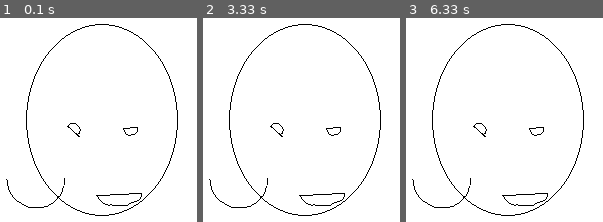
Above: before the commit, frames 1-3 (left to right).
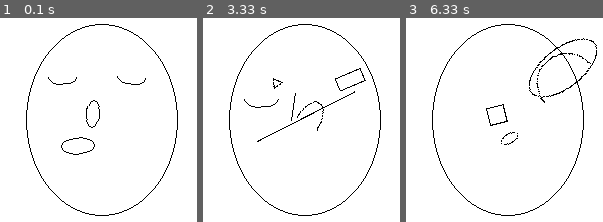
Above: after the commit, the same moments.

Repository: StellaSlater241203/GroupEProject
Game: pygame game, started from Face Dataset Generator.py
Same seed, same stepped clock (60 frames per second), same inputs: the game is played once before the commit and once after it.
Inputs:
- Up to frame 1 (0.1 s): no input
- Up to frame 2 (3.33 s): no input
- Up to frame 3 (6.33 s): no input

The runs differ from the first frame. In frame 1, 1.1% of the frame differs, in the area x 3-75%, y 28-94%; in frame 2, 1.4%; in frame 3, 1.6%, in the area x 3-97%, y 9-94%.

Commit message:
AHHHHHHHHHH
:)

Diff:
--- a/Face Dataset Generator.py
+++ b/Face Dataset Generator.py
@@ -1,5 +1,6 @@
 import tkinter
 import pygame
+from pygame import gfxdraw
 import math
 import random
 from random import shuffle
@@ -9,7 +10,7 @@
 
 '''BOUNDARY BOX NEEDS ITS SURFACE TO BE THE SAME SIZE AS IT OTHERWISE COLLISION DOESNT WORK'''
 
-pygame.init() #initialise pygame windowk
+pygame.init() #initialise pygame window
 
 CANVAS_W, CANVAS_H = 256, 256
 FACE_LEFT, FACE_TOP, FACE_RIGHT, FACE_BOTTOM = 52, 32, 204, 224
@@ -637,33 +638,28 @@
                     copiesFromID = eyeCopiesFrom[feature[0]] #get index of eye it mirrors
                     if eyeCentreCoords[copiesFromID] != None:
                         positionY = eyeCentreCoords[copiesFromID][1] + random.randint((-fluctuation), fluctuation) #get y coord of eye it mirrors
-                        eyeCentreCoords[feature[0]], leftEyeRegionSide, rightEyeRegionSide, eyeRegionBottom, eyeSuccess = decide_positions(face, featureGenOrder, eyeCentreCoords, noseCe …(208 unchanged characters)…
+                        eyeCentreCoords[feature[0]], leftEyeRegionSide, rightEyeRegionSide, eyeRegionBottom, eyeSuccess = decide_positions(face, eyeShapes[feature[0]], eyeSizes[feature[0]], featureGenOrder, eyeCentreCoords, noseCe …(208 unchanged characters)…
                     else: #the eye this one copies from didnt end up generating, so its coords are still None, and therefore cannot be copied from
                         eyeChecks[feature[0]][4] = False
-                        eyeCentreCoords[feature[0]], leftEyeRegionSide, rightEyeRegionSide, eyeRegionBottom, eyeSuccess = decide_positions(face, featureGenOrder, eyeCentreCoords, noseCe …(198 unchanged characters)…
+                        eyeCentreCoords[feature[0]], leftEyeRegionSide, rightEyeRegionSide, eyeRegionBottom, eyeSuccess = decide_positions(face, eyeShapes[feature[0]], eyeSizes[feature[0]], featureGenOrder, eyeCentreCoords, noseCe …(198 unchanged characters)…
                 else:
-                    eyeCentreCoords[feature[0]], leftEyeRegionSide, rightEyeRegionSide, eyeRegionBottom, eyeSuccess = decide_positions(face, featureGenOrder, eyeCentreCoords, noseCe …(198 unchanged characters)…
+                    eyeCentreCoords[feature[0]], leftEyeRegionSide, rightEyeRegionSide, eyeRegionBottom, eyeSuccess = decide_positions(face, eyeShapes[feature[0]], eyeSizes[feature[0]], featureGenOrder, eyeCentreCoords, noseCe …(198 unchanged characters)…
                 shapeInfo, rectInfo = shape_gen_info(eyeCentreCoords[feature[0]], eyeSizes[feature[0]], eyeShapes[feature[0]])
-                collision, generatedShapes = draw_shape(eyeCentreCoords[feature[0]], generatedShapes, eyeShapes[feature[0]],
-                                                        largestRadius[eyeShapes[feature[0]]], eyeSizes[feature[0]], shapeInfo, rectInfo,
-                                                        0, eyeRotations[feature[0]], [leftEyeRegionSide, rightEyeRegionSide, eyeRegionBottom], eyeSides[feature[0]])
+                collision, generatedShapes = draw_shape(eyeCentreCoords[feature[0]], generatedShapes, eyeShapes[feature[0]], largestRadius[eyeShapes[feature[0]]], eyeSizes[feature[0]], shapeInfo, rectInfo, 0, eyeRotations[feature[0]], [leftEyeRegionSide, rightEyeRegionSide, eyeRegionBottom], eyeSides[feature[0]])
                 eyesDone = True #technically runs when the first eye is done but nothing else will run from here until all the eyes are done anyway, and this variable doesnt matter while the eyes are running
                 if eyeSuccess == False:
                     eyeWasGenerated[feature[0]] = False
 
             elif feature[1] == 1:
-                noseCentreCoords[feature[0]], noseRegionLeft, noseRegionRight, noseRegionTop, noseRegionBottom, noseSuccess = decide_positions(face, featureGenOrder, eyeCentreCoords, noseCe …(181 unchanged characters)…
+                noseCentreCoords[feature[0]], noseRegionLeft, noseRegionRight, noseRegionTop, noseRegionBottom, noseSuccess = decide_positions(face, noseShapes[feature[0]], noseSizes[feature[0]], featureGenOrder, eyeCentreCoords, noseCe …(181 unchanged characters)…
                 shapeInfo, rectInfo = shape_gen_info(noseCentreCoords[feature[0]], noseSizes[feature[0]], noseShapes[feature[0]])
                 print("nose boundaries", noseRegionLeft, noseRegionRight, noseRegionTop, noseRegionBottom)
-                collision, generatedShapes = draw_shape(noseCentreCoords[feature[0]], generatedShapes, noseShapes[feature[0]],
-                                                        largestRadius[noseShapes[feature[0]]], noseSizes[feature[0]], shapeInfo, rectInfo,
-                                                        1, noseRotations[feature[0]], [noseRegionLeft, noseRegionRight, noseRegionTop,
-                                                        noseRegionBottom])
+                collision, generatedShapes = draw_shape(noseCentreCoords[feature[0]], generatedShapes, noseShapes[feature[0]], largestRadius[noseShapes[feature[0]]], noseSizes[feature[0]], shapeInfo, rectInfo, 1, noseRotations[feature[0]], [noseRegionLeft, noseRegionRight, noseRegionTop, noseRegionBottom])
                 noseDone = True
                 if noseSuccess == False:
                     noseWasGenerated[feature[0]] = False
             else:
-                mouthCentreCoords[feature[0]], mouthRegionTop, mouthSuccess = decide_positions(face, featureGenOrder, eyeCentreCoords, noseCe …(182 unchanged characters)…
+                mouthCentreCoords[feature[0]], mouthRegionTop, mouthSuccess = decide_positions(face, mouthShapes[feature[0]], mouthSizes[feature[0]], featureGenOrder, eyeCentreCoords, noseCe …(182 unchanged characters)…
                 shapeInfo, rectInfo = shape_gen_info(mouthCentreCoords[feature[0]], mouthSizes[feature[0]], mouthShapes[feature[0]])
                 collision, generatedShapes = draw_shape(mouthCentreCoords[feature[0]], generatedShapes, mouthShapes[feature[0]],
                                                         largestRadius[mouthShapes[feature[0]]], mouthSizes[feature[0]], shapeInfo, rectInfo,
@@ -699,11 +695,6 @@
         if i == False:
             face = False
 
-    if face:
-        faceString = "Face"
-    else:
-        faceString = "Not Face"
-    pygame.display.set_caption(faceString) #this is just for testing
 
     return(face)
 
@@ -964,8 +955,9 @@
         return True
     return False
 
-def decide_positions(face, featureGenOrder, eyeCentreCoords, noseCentreCoords, mouthCentreCoords, eyeShapes, side, noseShapes,
-    mouthShapes, eyeSizes, noseSizes, mouthSizes, currentFeature, check, individualGenOrder, alreadyY, eyesDone, noseDone, mouthDone, positionY=0):
+def decide_positions(face, currentShape, currentSize, featureGenOrder, eyeCentreCoords, noseCentreCoords, mouthCentreCoords, eyeShapes, side, noseShapes,
+    mouthShapes, eyeSizes, noseSizes, mouthSizes, currentFeature, check, individualGenOrder, alreadyY, eyesDone, noseDone,
+    mouthDone, positionY=0):
     largestRadius = [12,9,13,14,12,18,10,9,13,10,9,13,11,10,15,14,14,14,10,12]
 
     #initial allowed region parameters so theyre never not defined cuz that was happening more often than id like to admit
@@ -983,10 +975,10 @@
         if face == True and noseDone == True and noseCentreCoords != [] and noseCentreCoords[0] != None: #the only conditions that will change the shape of the eye allowed regions
             shapeindex = noseShapes[0] # get nose shape
             size = noseSizes[0] # and its size
-            lradius = largestRadius[shapeindex]*size # calc radius of bounding box for furthest away point from centre of the nose multiplied by size mult
-            leftestPoint = math.ceil(noseCentreCoords[0][0] - lradius) #leftmost x coord of nose
-            rightestPoint = math.ceil(noseCentreCoords[0][0] + lradius) #rightmost x coord of nose
-            highestPoint = math.ceil(noseCentreCoords[0][1] - lradius) #topmost point of nose (y=0 at top left not bottom left)
+            noselradius = largestRadius[shapeindex]*size # calc radius of bounding box for furthest away point from centre of the nose multiplied by size mult
+            leftestPoint = math.ceil(noseCentreCoords[0][0] - noselradius) #leftmost x coord of nose
+            rightestPoint = math.ceil(noseCentreCoords[0][0] + noselradius) #rightmost x coord of nose
+            highestPoint = math.ceil(noseCentreCoords[0][1] - noselradius) #topmost point of nose (y=0 at top left not bottom left)
 
             if leftestPoint < leftEyeSide: #if the nose encroaches sideways into the left eye allowed region
                 leftEyeSide = leftestPoint
@@ -996,23 +988,39 @@
 
             if eyeBottom > highestPoint: #if the nose encroaches upwards into the eye allowed regions
                 eyeBottom = highestPoint
+
+        leftEyeSide -= math.ceil(largestRadius[currentShape]*currentSize)
+        rightEyeSide += math.ceil(largestRadius[currentShape]*currentSize)
+        eyeBottom -= math.ceil(largestRadius[currentShape]*currentSize)
 
         if check == True: #if eye is in an allowed position
             if alreadyY == True:
                 y = positionY #if y pos was copied from the function before this
             else:
-                y = random.randint(74,eyeBottom) #y coord the same for both allowed regions, set it first
+                if eyeBottom <= 74:
+                    y = 74
+                else:
+                    y = random.randint(74,eyeBottom) #y coord the same for both allowed regions, set it first
 
             if side == "left": #if eye in left allowed position
-                x = random.randint(68,leftEyeSide)
+                if leftEyeSide <= 68:
+                    x = 68
+                else:
+                    x = random.randint(68,leftEyeSide)
                 loopCount = 0
                 regionCheck = check_inside_left_eye_region(x,y,leftEyeSide,eyeBottom)
                 while regionCheck == False and loopCount < 100:
-                    x = random.randint(68,leftEyeSide)
+                    if leftEyeSide <= 68:
+                        x = 68
+                    else:
+                        x = random.randint(68,leftEyeSide)
                     if alreadyY == True:
                         y = positionY
                     else:
-                        y = random.randint(74,eyeBottom)
+                        if eyeBottom <= 74:
+                            y = 74
+                        else:
+                            y = random.randint(74,eyeBottom)
                     loopCount +=1
                     print("stuck in loop for ", loopCount, " iterations")
                     regionCheck = check_inside_left_eye_region(x,y,leftEyeSide,eyeBottom)
@@ -1020,15 +1028,24 @@
                     successful = False
 
             elif side == "right": #if eye in right allowed position
-                x = random.randint(rightEyeSide,188)
+                if rightEyeSide >= 188:
+                    x = 188
+                else:
+                    x = random.randint(rightEyeSide, 188)
                 loopCount = 0
                 regionCheck = check_inside_right_eye_region(x,y,rightEyeSide,eyeBottom)
                 while regionCheck == False and loopCount < 100:
-                    x = random.randint(rightEyeSide,188)
+                    if rightEyeSide >= 188:
+                        x = 188
+                    else:
+                        x = random.randint(rightEyeSide, 188)
                     if alreadyY == True:
                         y = positionY
                     else:
-                        y = random.randint(74,eyeBottom)
+                        if eyeBottom <= 74:
+                            y = 74
+                        else:
+                            y = random.randint(74,eyeBottom)
                     loopCount +=1
                     print("stuck in loop for ", loopCount, " iterations")
                     regionCheck = check_inside_right_eye_region(x, y, rightEyeSide, eyeBottom)
@@ -1085,15 +1102,26 @@
             if noseBottom > highestPoint: #if mouth encroaches in nose allowed region from the top
                 noseBottom = highestPoint
 
+        noseLeft += math.ceil(largestRadius[currentShape]*currentSize)
+        noseRight -= math.ceil(largestRadius[currentShape]*currentSize)
+        noseTop += math.ceil(largestRadius[currentShape]*currentSize)
+        noseBottom -= math.ceil(largestRadius[currentShape]*currentSize)
+
         if check == True:
             if noseLeft < noseRight: #should never not be the case as collision is involved afterwards as well
                 x = random.randint(noseLeft,noseRight)
+            elif noseLeft == noseRight:
+                x = noseLeft
             else:
                 x = random.randint(noseRight,noseLeft)
+
             if noseTop < noseBottom:
                 y = random.randint(noseTop,noseBottom)
+            elif noseTop == noseBottom:
+                y = noseTop
             else:
                 y = random.randint(noseBottom,noseTop) #just incase it is, in which case we're not working with a face anyway so not too fussed where the nose goes
+
         else:
             x = random.randint(52,204)
             y = random.randint(32,224)
@@ -1111,10 +1139,15 @@
             if mouthTop < lowestPoint: #if nose encroaches into mouth allowed region
                 mouthTop = lowestPoint
 
+        mouthTop += math.ceil(largestRadius[currentShape]*currentSize)
+
         if check == True: #if in allowed region
             x = random.randint(100,156)
             print("mouth top:", mouthTop)
-            y = random.randint(mouthTop,198)
+            if mouthTop >= 198:
+                y = 98
+            else:
+                y = random.randint(mouthTop, 198)
 
         else: #if not in allowed region
             x = random.randint(52,204)
@@ -1163,6 +1196,11 @@
     canvas.fill(white)
     face_outline(canvas)
     face = array_variable_generation()
+    if face:
+        faceString = "Face"
+    else:
+        faceString = "Not Face"
+    pygame.display.set_caption(f"{faceString} - {i}") #this is just for testing
     pygame.display.flip()
     filename = str(fileCounter)+".png"
     if face == True:
@@ -1171,6 +1209,7 @@
         filepath = os.path.join(os.getcwd(),"non_face",str(filename))
     pygame.image.save(canvas, filepath)
     fileCounter += 1
+    time.sleep(3)
 print("done")
 
 
--- a/dataset/labels.csv
+++ b/dataset/labels.csv
@@ -168,3 +168,13 @@
 47,1,,89.0,104.0,6,1.507,164.0,104.0,6,1.532,124,140,127,173
 48,1,,83.0,118.0,0,2.225,176.0,115.0,0,2.097,130,151,129,191
 49,1,,94.0,107.0,0,0.722,165.0,109.0,0,0.666,134,142,125,185
+0,1,,95.0,98.0,0,2.464,159.0,101.0,0,2.266,129,126,126,161
+1,0,GEN:eyes_count(0);GEN:counts_plausible_positions;R1:incorrect_number_of_eyes,0.0,0.0,-1,0.0,0.0,0.0,-1,0.0,126,114,128,148
+2,1,,87.0,108.0,6,2.181,172.0,111.0,6,1.853,128,143,125,170
+3,0,GEN:random_eyes_anywhere;GEN:random_nose_mouth_anywhere;GEN:noses_count(2);GEN:mouths_count(2);R8:multiple_noses(2);R8:multiple_mouths(2);R9:wrong_positions(nose_whole_at_eye_level);R5:overlap_eye1_mouth0,167.0,131.0,1,0.862,92.0,131.0,1,0.772,143,44,76,106
+4,1,,95.0,117.0,0,0.975,161.0,118.0,0,0.878,124,142,126,179
+5,0,GEN:forbidden_eye_shapes;R6:forbidden_eye_shape);R5:overlap_eye0_nose0;R5:overlap_eye1_nose0,98.0,108.0,5,2.371,155.0,107.0,5,2.448,126,125,122,153
+6,0,GEN:forbidden_eye_shapes;R6:forbidden_eye_shape),76.0,114.0,2,1.128,177.0,116.0,2,1.297,128,131,130,171
+7,1,,81.0,105.0,0,1.977,178.0,103.0,0,1.837,127,117,128,147
+8,0,GEN:forbidden_eye_shapes;R6:forbidden_eye_shape),92.0,101.0,4,1.121,166.0,100.0,4,1.86,129,136,122,188
+9,1,,104.0,102.0,0,1.306,151.0,99.0,0,1.186,129,130,131,173
--- a/shapetesting.py
+++ b/shapetesting.py
@@ -76,35 +76,35 @@
 
     if i == 0 or i == 1:
         pygame.draw.ellipse(canvas, black, coords, 1)
-        pygame.draw.rect(canvas, black, coords, 1)
+        #pygame.draw.rect(canvas, black, coords, 1)
     elif i == 2 or i == 3:
         pygame.draw.rect(canvas, black, coords, 1)
     elif i == 4 or i == 5:
         pygame.draw.line(canvas, black, coords[0], coords[1], 1)
-        pygame.draw.rect(canvas, black, (coordx-12,coordy+0, 24, 1), 1)
+        #pygame.draw.rect(canvas, black, (coordx-12,coordy+0, 24, 1), 1)
     elif i == 6 or i == 7 or i == 8:
         pygame.draw.arc(canvas, black, coords, 0, pi, 1)
     elif i == 9 or i == 10 or i == 11:
         pygame.draw.arc(canvas, black, coords[0], 0, pi, 1)
         pygame.draw.line(canvas, black, coords[1], coords[2], 1)
-        pygame.draw.rect(canvas, red, (coordx-9, coordy-4.5,18,10), 1)
+        #pygame.draw.rect(canvas, red, (coordx-9, coordy-4.5,18,10), 1)
     elif i == 12 or i == 13 or i == 14 or i == 15 or i == 16 or i == 18:
         pygame.draw.polygon(canvas, black, coords, 1)
-        pygame.draw.rect(canvas, (255,0,0), (coordx-9, coordy-9, 19, 19), 1)
+        #pygame.draw.rect(canvas, (255,0,0), (coordx-9, coordy-9, 19, 19), 1)
     elif i == 17:
         pygame.draw.arc(canvas, black, coords[0], (pi/4), (5*pi/4), 1)
         pygame.draw.arc(canvas, black, coords[1], (7*pi/4), (3*pi/4), 1)
         pygame.draw.line(canvas, black, coords[2], coords[3], 1)
         pygame.draw.line(canvas, black, coords[4], coords[5], 1)
         pygame.draw.rect(canvas, red, (coordx,coordy,1,1), 1)
-        pygame.draw.rect(canvas, black, (coordx-11,coordy-9,22,19), 1)
+        #pygame.draw.rect(canvas, black, (coordx-11,coordy-9,22,19), 1)
     elif i == 19:
         pygame.draw.arc(canvas, black, coords[0], 0, pi, 1)
         pygame.draw.arc(canvas, black, coords[1], pi, 2*pi, 1)
         pygame.draw.arc(canvas, black, coords[2], 0, pi, 1)
         pygame.draw.arc(canvas, black, coords[3], pi, 2*pi, 1)
         pygame.draw.arc(canvas, black, coords[4], 0, pi, 1)
-        pygame.draw.rect(canvas, black, (coordx-10,coordy-10,20,18), 1)
+        #pygame.draw.rect(canvas, black, (coordx-10,coordy-10,20,18), 1)
     #pygame.draw.rect(canvas, (255,0,0), (coordx-largestRadius[i], coordy-largestRadius[i], largestRadius[i]*2, largestRadius[i]*2), 1)
 
     coordx += 64
--- /dev/null
+++ b/shapetesting3.py
@@ -0,0 +1,44 @@
+import os
+import math
+import random
+import pygame
+from pygame import gfxdraw
+import time
+
+pygame.init()
+
+# Screen dimensions
+SCREEN_WIDTH = 800
+SCREEN_HEIGHT = 800
+screen = pygame.display.set_mode((SCREEN_WIDTH, SCREEN_HEIGHT))
+
+white = (255,255,255)
+black = (0,0,0)
+
+screen.fill(white)
+
+
+coordx, coordy = 200, 200
+
+coords = [[coordx, coordy, 36, 18]]
+
+rect = pygame.Rect(coordx-38, coordy-20, 76, 40)
+surf = pygame.Surface(rect.size, pygame.SRCALPHA)
+pygame.gfxdraw.aaellipse(surf, 38, 20, coords[0][2], coords[0][3], black)
+rotatedsurf = pygame.transform.rotate(surf, 60)
+screen.blit(rotatedsurf, rotatedsurf.get_rect(center = rect.center))
+
+coordx += 64
+if coordx > 224:
+    coordx = 32
+    coordy += 64
+pygame.display.update()
+
+exit = False
+
+while not exit:
+    for event in pygame.event.get():
+        if event.type == pygame.QUIT:
+            exit = True
+
+pygame.quit()
Binary file removed: ContemporaryArt.png
Binary file added: face/0.png
Binary file changed: face/1.png
Binary file changed: face/10.png
Binary file added: face/11.png
Binary file changed: face/12.png
Binary file changed: face/13.png
Binary file added: face/14.png
Binary file changed: face/2.png
Binary file added: face/3.png
Binary file added: face/4.png
Binary file changed: face/5.png
(and 20 more such lines)
